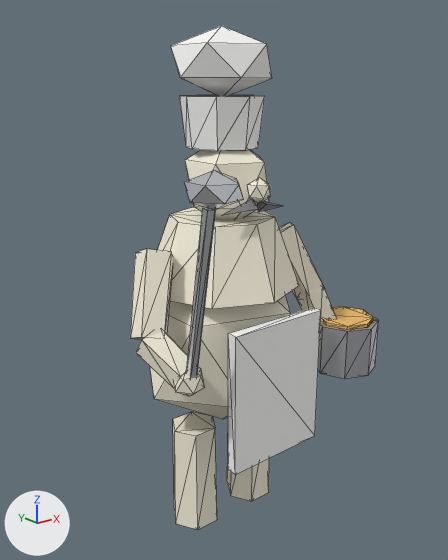
The glTF model godot/assets/models/heroes/camp_cook.glb, before and after one commit.
The view is the same before and after, from a 50 mm camera at (-0.895, -1.126, 1.077) aimed at (-0.011, -0.021, 0.635). The axes (+X, +Y, +Z) are drawn at lower left. The lights are the same throughout. The older version comes first. Mesh edges are drawn as thin lines. Where no turn or scale is listed for an object, it has been applied to the vertices. Vertices at exactly the same position are counted once.

In view in the first picture: 'Camp_Cook'.
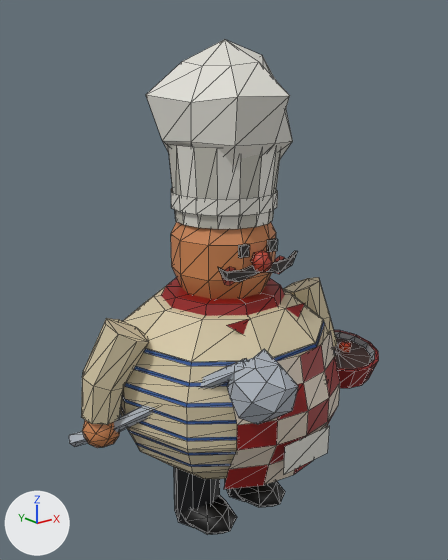
Where the change shows, as pixel boxes (x1, y1, x2, y2) in the pictures (448 x 560 px):
'Camp_Cook', reshaped, turned, recoloured
    before: (130, 26, 379, 530)
    after: (120, 40, 340, 534)
'CampCook_LadleArm', added
    after: (69, 318, 298, 448)
'CampCook_BowlArm', added
    after: (284, 277, 379, 388)
part 1 of me_camp_cook, added
    after: (174, 467, 220, 528)
part 2 of me_camp_cook, added
    after: (181, 496, 237, 534)
part 3 of me_camp_cook, added (mostly hidden)
    after: (225, 478, 245, 502)
part 4 of me_camp_cook, added
    after: (233, 481, 285, 507)
part 5 of me_camp_cook, added
    after: (238, 244, 250, 258)
part 6 of me_camp_cook, added
    after: (267, 238, 278, 252)
part 7 of me_camp_cook, added
    after: (251, 250, 273, 273)
part 8 of me_camp_cook, rebuilt
    before: (158, 208, 299, 309)
    after: (171, 222, 276, 299)
part 9 of me_camp_cook, rebuilt
    before: (150, 295, 291, 419)
    after: (120, 285, 335, 479)
part 10 of me_camp_cook, rebuilt
    before: (185, 149, 269, 220)
    after: (168, 144, 281, 229)
part 11 of me_camp_cook, deleted
    before: (130, 171, 374, 530)
part 12 of me_camp_cook, built on
    before: (171, 26, 379, 396)
    after: (146, 40, 340, 489)

What changed in the scene script:
```text
Add mat_pk_craft:
    mat_pk_craft = bpy.data.materials.new('PK_Craft')
    # nodes: BsdfPrincipled, Mix, OutputMaterial, VertexColor
    # colours: white #e7e7e7, mixed with the vertex colours
Change me_camp_cook:
    remove me_camp_cook.from_pydata(...)  # 238 vertices, 392 faces; spans x -0.284..0.339, y -0.318..0.186, z 0.0..1.2
    remove me_camp_cook.materials.append(mat_gb_recipe)  # pale yellow #f7f1dd
    remove me_camp_cook.materials.append(mat_gb_apron)  # white #f9f9f7
    remove me_camp_cook.materials.append(mat_gb_wire)  # grey #818186
    remove me_camp_cook.materials.append(mat_gb_foil)  # white #e7eaef
    remove me_camp_cook.materials.append(mat_gb_metal)  # light grey #c8cace
    remove me_camp_cook.materials.append(mat_gb_stew)  # orange #edbc6c
    add me_camp_cook.from_pydata(...)  # 560 vertices, 951 faces; spans x -0.285..0.285, y -0.3..0.271, z -0.006..1.168
    me_camp_cook part 1: a new loose piece, an 8-sided cylinder along z spanning x -0.145..-0.025, y -0.06..0.06, z 0.0..0.2, in mat_pk_craft
    me_camp_cook part 2: a new loose piece, a UV sphere (8 segments, 4 rings, poles along z) spanning x -0.15..-0.02, y -0.137..0.057, z -0.006..0.066, in mat_pk_craft
    me_camp_cook part 3: a new loose piece, an 8-sided cylinder along z spanning x 0.025..0.145, y -0.06..0.06, z 0.0..0.2, in mat_pk_craft
    me_camp_cook part 4: a new loose piece, a UV sphere (8 segments, 4 rings, poles along z) spanning x 0.02..0.15, y -0.137..0.057, z -0.006..0.066, in mat_pk_craft
    me_camp_cook part 5: a new loose piece, a box spanning x -0.054..-0.03, y -0.128..-0.118, z 0.715..0.742, in mat_pk_craft
    me_camp_cook part 6: a new loose piece, a box spanning x 0.03..0.054, y -0.128..-0.118, z 0.715..0.742, in mat_pk_craft
    me_camp_cook part 7: a new loose piece, a UV sphere (6 segments, 4 rings, poles along z) spanning x -0.026..0.026, y -0.158..-0.112, z 0.674..0.726, in mat_pk_craft
    me_camp_cook part 8: the loose piece of 16 vertices spanning x -0.186..0.186, y -0.186..0.186, z 0.621..0.786 is rebuilt with 42 vertices and now spans x -0.125..0.125, y -0.119..0.119, z 0.59..0.8, in mat_pk_craft
    me_camp_cook part 9: the loose piece of 12 vertices spanning x -0.204..0.204, y -0.174..0.174, z 0.248..0.703 is rebuilt with 192 vertices and now spans x -0.285..0.285, y -0.271..0.271, z 0.17..0.6, in mat_pk_craft
    me_camp_cook part 10: the loose piece of 12 vertices spanning x -0.096..0.096, y -0.112..0.071, z 0.761..0.977 is rebuilt with 32 vertices and now spans x -0.13..0.13, y -0.13..0.13, z 0.775..0.95, in mat_pk_craft
    me_camp_cook part 11: 13 loose pieces with 130 vertices, spanning x -0.284..0.327, y -0.318..0.054, z 0.0..0.937, are deleted
    me_camp_cook part 12: 68 vertices removed from x -0.248..0.339, y -0.257..0.106, z 0.393..1.2; 170 vertices added at x -0.167..0.18, y -0.3..0.152, z 0.22..1.168
    add me_camp_cook.materials.append(mat_pk_craft)
Change ob_camp_cook:
    ob_camp_cook.rotation_euler: (0.0, 0.0, 0.0) -> (0.0, 0.00678, 0.0)  # degrees (0, 0, 0) -> degrees (0, 0.4, 0)
Add ob_campcook_ladlearm:
    ob_campcook_ladlearm = bpy.data.objects.new('CampCook_LadleArm', me_campcook_ladlearm)  # 104 vertices, 192 faces; spans x -0.117..0.214, y -0.346..0.108, z -0.295..0.025
    ob_campcook_ladlearm.location = (-0.266, 0.0, 0.564)
Add ob_campcook_bowlarm:
    ob_campcook_bowlarm = bpy.data.objects.new('CampCook_BowlArm', me_campcook_bowlarm)  # 141 vertices, 252 faces; spans x -0.116..0.09, y -0.258..0.05, z -0.233..0.019
    ob_campcook_bowlarm.location = (0.274, 0.0, 0.56)
```
